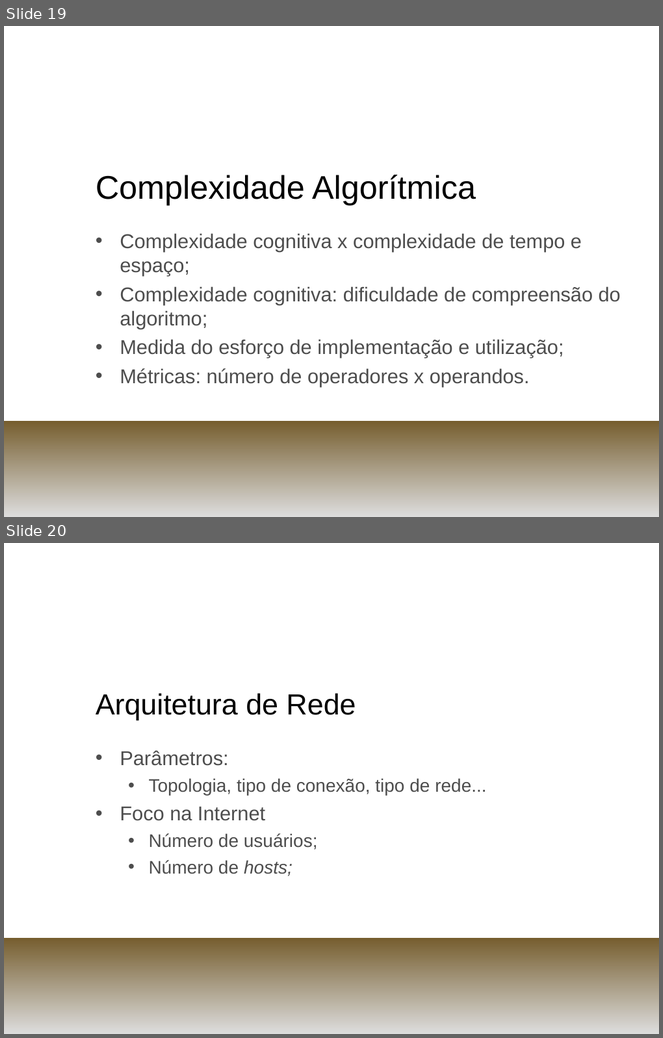
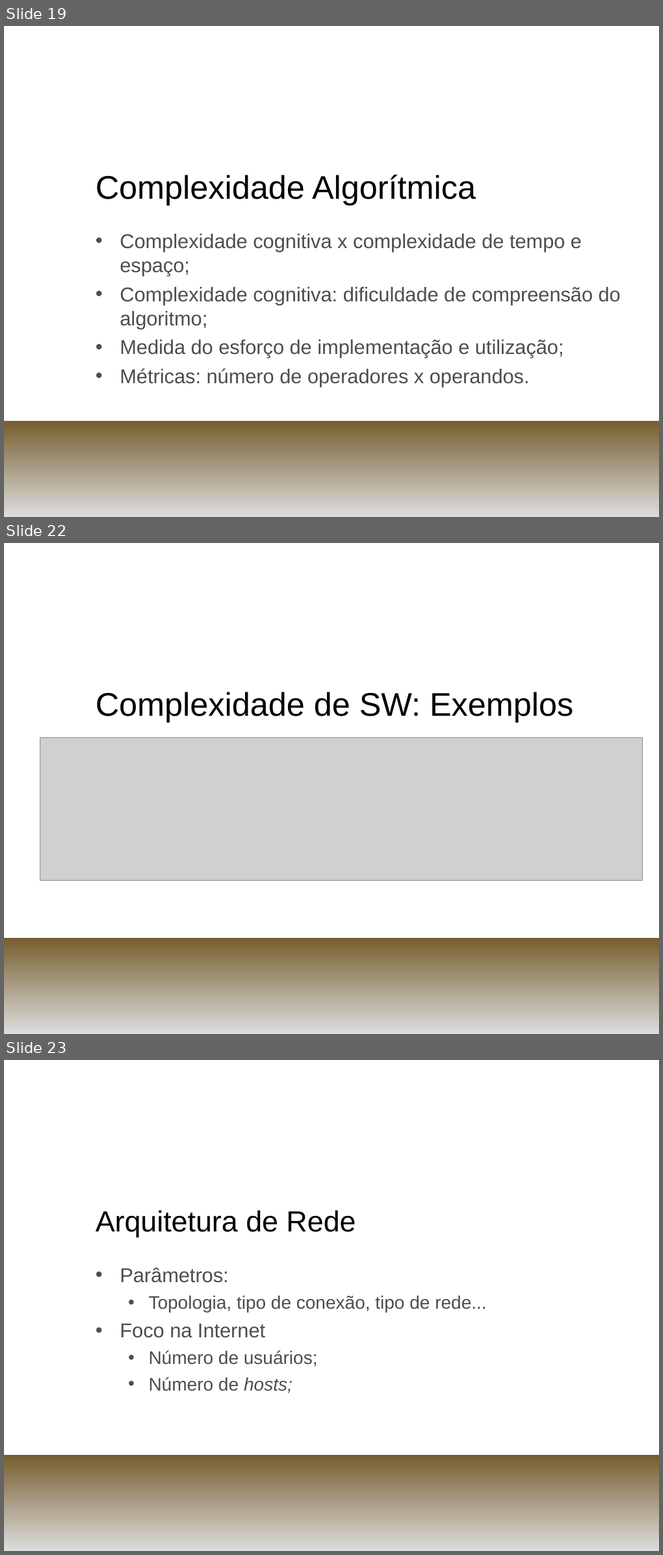
Before and after one commit to henriquekano/horie-dev, a slide deck: trunk/Documents/PCS 2058 - Engenharia de Informação/Systems Complexity/parv.ppt. Shown one above the other, each under a label of ours: slides 19 and 20 before the commit, slides 19, 22 and 23 after it; the slides between them are not shown. The pictures are 663x1038 and 663x1555 pixels, drawn with LibreOffice and Linux fonts; fonts in the diff are those of the drawing; grey boxes stand for pictures; background and template pictures are left out. Boxes give left, top, right and bottom in pixels: in the first picture for what was removed or moved away, otherwise in the second. Text is boxed around its words. In the diff, an @@ line names an element or a change of style, - is before the commit and + after.

```diff
--- a/trunk/Documents/PCS 2058 - Engenharia de Informação/Systems Complexity/parv.ppt
+++ b/trunk/Documents/PCS 2058 - Engenharia de Informação/Systems Complexity/parv.ppt
@@ slide 22 added at box(4, 543, 659, 1034), background picture (left out); not listed: 1 template element that a slide beside it also shows @@
@@ title added at box(96, 692, 573, 722), 36 pt, text #000000 @@
+Complexidade de SW: Exemplos
@@ picture added at box(40, 737, 643, 881) @@
@@ what was slide 20 is now slide 23 @@
```
Also in this commit, not shown: 2 other slides added.
